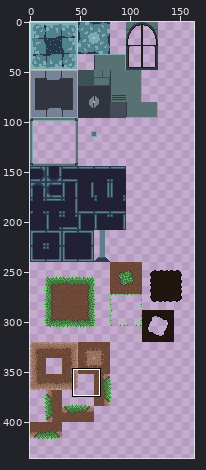
Two versions of one sprite sheet, Game/Content/Tilesets/terrain16.png. Above, an overview of the earlier version with the close-up marked.
Close-up. Before:
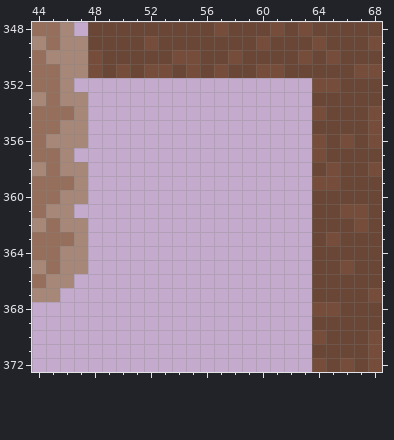
The file is 512x512 pixels. Colours within 5 levels of each other are drawn and written as one. Shown: x 44..68, y 348..372. The wide view leaves out empty margins. The commit also changed other parts of the picture, which this record leaves out.
New version:
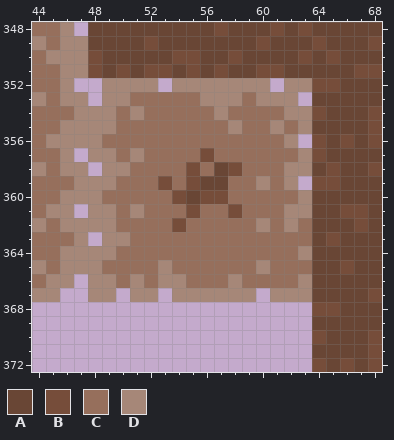
Palette (. is transparent): A #694635  B #764d3a  C #966f5c  D #a68778
The exact change:
y 352: x 49..52 .... -> DDDD; x 54..60 ....... -> DDDDDDD; x 62..63 .. -> DD
y 353: x 49..62 .............. -> DDCCCCCDDDCDDD
y 354: x 48..63 ................ -> DDCDCCCCCDCCCCDD
y 355: x 48..63 ................ -> DDCCCCCCCCDCCDCD
y 356: x 48..62 ............... -> DCCCCCCCCCCCCCD
y 357: x 48..63 ................ -> DDCDCCCCBCCCCCCD
y 358: x 49..63 ............... -> DDCCCCBCABCCCDD
y 359: x 48..62 ............... -> DDCCCBCBAACCDCD
y 360: x 48..63 ................ -> DCCCCCBABBCCCCCD
y 361: x 48..63 ................ -> DDCDCCCBCCBCCCDD
y 362: x 48..63 ................ -> DDCCCCBCCCCCDCDC
y 363: x 49..63 ............... -> DDCCCCCCCCCCCCC
y 364: x 48..63 ................ -> DDCCCCCCCCCCCCCD
y 365: x 48..63 ................ -> DCCCCDCCCCCCDCCC
y 366: x 48..63 ................ -> DDCDCDDCCCDCCCCD
y 367: x 48..49 .. -> DD; x 51..52 .. -> DD; x 54..59 ...... -> DDDDDD; x 61..63 ... -> DDD
